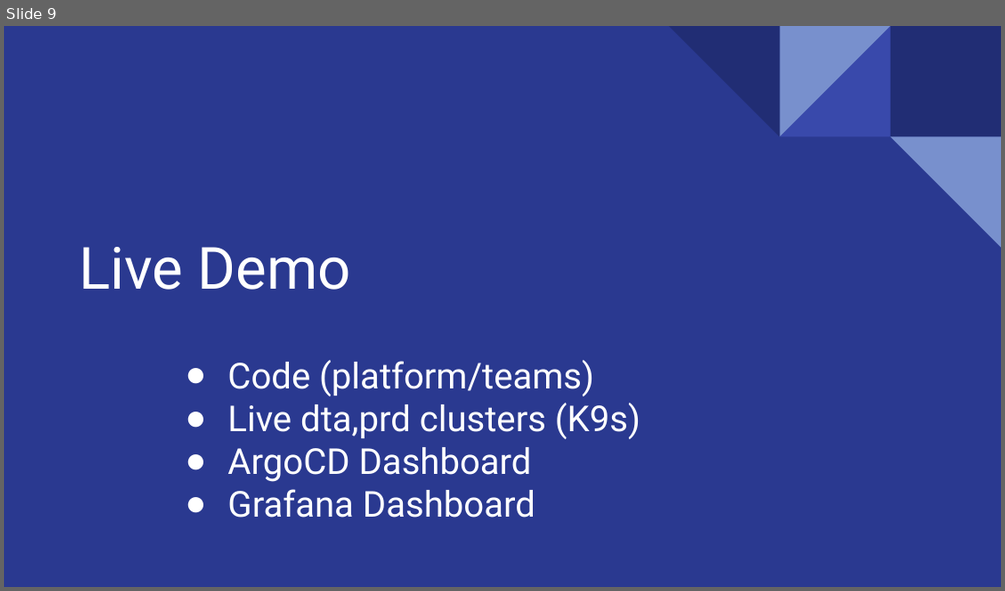
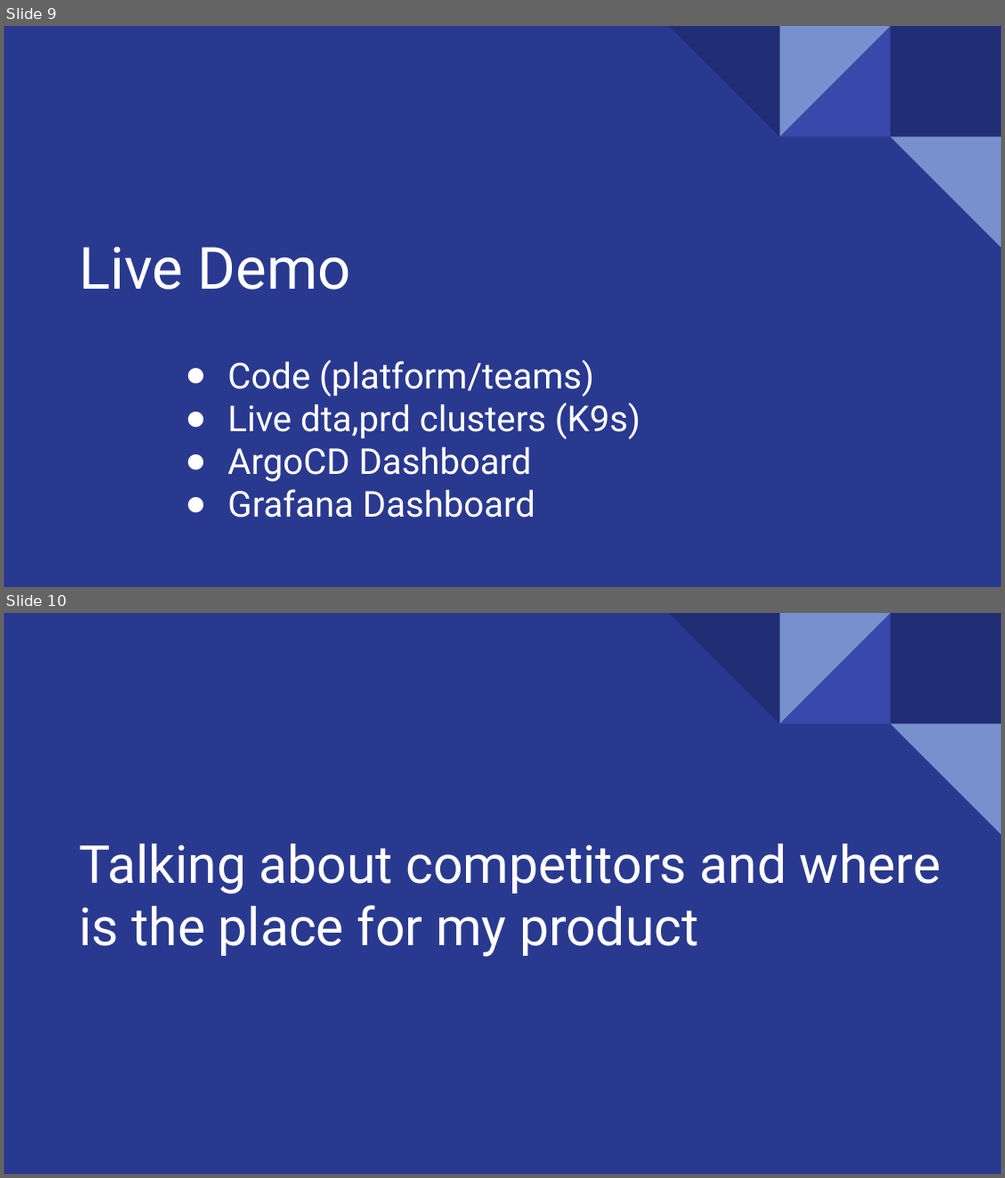
Before and after one commit to mojtabaimani/idp-kubernetes, a slide deck: idp-kubernetes.pptx. Shown one above the other, each under a label of ours: slide 9 before the commit, slides 9 and 10 after it. The pictures are 1005x591 and 1005x1178 pixels, drawn with LibreOffice and Linux fonts; fonts in the diff are those of the drawing. Boxes give left, top, right and bottom in pixels: in the first picture for what was removed or moved away, otherwise in the second. Text is boxed around its words. In the diff, an @@ line names an element or a change of style, - is before the commit and + after.

```diff
--- a/idp-kubernetes.pptx
+++ b/idp-kubernetes.pptx
@@ slide 10 added at <box>4,613,1001,1174</box>, background #2A3990; not listed: 5 template elements that a slide beside it also shows @@
@@ title added at <box>79,844,940,957</box>, 37.8 pt, text #FFFFFF @@
+Talking about competitors and where is the place for my product
```
Also in this commit, not shown: 1 slide changed, 1 other slide added, 2 other files.
